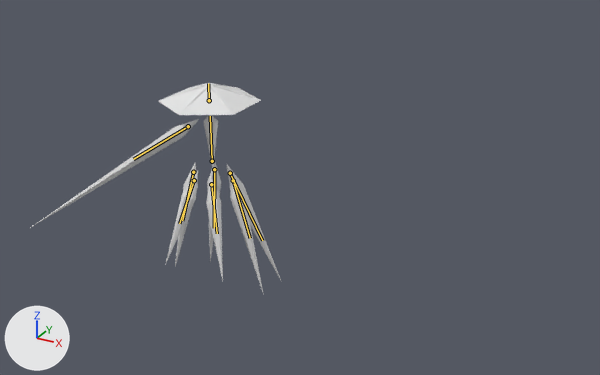
The Blender file Enemies/Clarity.blend as it was, and as the next commit left it.
Both versions are drawn from a camera (50 mm lens) standing at (61.8, -87.4, 47.1) and looking at (9.6, 7.5, -0.3). The lights are fixed; the arrows at lower left show +X, +Y and +Z. The first picture is the older version. The bones that bend it are drawn over the model as lines.

The first picture shows 'Arm', 'BackLeft', 'BackRight', 'Center', 'FrontLeft', 'FrontRight', 'Hat', 'MiddleLeft', 'MiddleRight'.
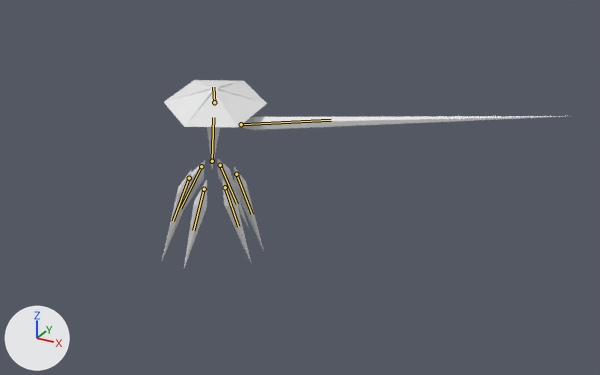
Commit message: Delayed and Immediate DoubleSlice

The newer file adds an action. The first version stands in its rest pose; the second is drawn at frame 280 of the action 'DoubleSliceLeftDelayed'.

Changed parts and their boxes [x1, y1, x2, y2] in the pictures (600 x 375 px):
```json
{"object": "Arm", "change": "posed", "before": [30, 119, 199, 228], "after": [239, 116, 567, 131]}
{"object": "Hat", "change": "posed", "before": [159, 83, 261, 115], "after": [164, 80, 267, 127], "on screen": "45% taller"}
{"object": "FrontLeft", "change": "posed", "before": [206, 173, 223, 281], "after": [222, 179, 251, 262], "on screen": "67% wider, 23% shorter"}
{"object": "FrontRight", "change": "posed", "before": [165, 171, 198, 265], "after": [184, 180, 207, 268], "on screen": "29% narrower, 6% shorter"}
{"object": "MiddleLeft", "change": "posed", "before": [230, 170, 264, 295], "after": [234, 167, 264, 251], "on screen": "11% narrower, 33% shorter"}
{"object": "BackLeft", "change": "posed", "before": [226, 164, 282, 282], "after": [218, 159, 249, 228], "on screen": "44% narrower, 41% shorter"}
{"object": "MiddleRight", "change": "posed", "before": [175, 163, 198, 266], "after": [162, 171, 191, 260], "on screen": "25% wider, 13% shorter"}
{"object": "BackRight", "change": "posed", "before": [207, 162, 221, 262], "after": [185, 161, 205, 208]}
{"object": "Center", "change": "posed", "before": [203, 115, 218, 168], "after": [207, 127, 220, 168]}
{"bone": "Center", "before": "(212, 161) to (210, 116)", "after": "(212, 161) to (213, 117)"}
{"bone": "Hat", "before": "(209, 100) to (208, 83)", "after": "(214, 102) to (213, 87)"}
{"bone": "Arm", "before": "(188, 126) to (133, 159)", "after": "(241, 124) to (331, 120)"}
{"bone": "Middle.L", "before": "(233, 180) to (250, 238)", "after": "(236, 174) to (252, 214)"}
{"bone": "Front.L", "before": "(211, 184) to (217, 233)", "after": "(225, 187) to (238, 226)"}
{"bone": "Back.L", "before": "(230, 173) to (262, 240)", "after": "(220, 165) to (237, 204)"}
{"bone": "Middle.R", "before": "(193, 172) to (182, 220)", "after": "(189, 178) to (173, 221)"}
{"bone": "Front.R", "before": "(194, 180) to (179, 223)", "after": "(204, 189) to (193, 230)"}
{"bone": "Back.R", "before": "(214, 169) to (214, 228)", "after": "(201, 166) to (180, 208)"}
```

Edits to the scene script, one JSON object a line:
```json
{"block": "bone_center", "where": "bone_center = bpy.data.objects['Armature'].pose.bones['Center']"}
{"op": "set", "path": "bone_center.rotation_quaternion", "old": "(1.0, 0.0, 0.0, 0.0)", "new": "(0.984, 0.026, 0.166, -0.053)", "note": "degrees (0, 0, 0) -> degrees (2, 19, -6)"}
{"block": "bone_hat", "where": "bone_hat = bpy.data.objects['Armature'].pose.bones['Hat']  # child of 'Center'"}
{"op": "set", "path": "bone_hat.location", "old": "(0.0, 0.0, 0.0)", "new": "(0.08, 0.01, 0.01)"}
{"op": "set", "path": "bone_hat.rotation_quaternion", "old": "(1.0, 0.0, 0.0, 0.0)", "new": "(0.982, 0.081, -0.173, 0.007)", "note": "degrees (0, 0, 0) -> degrees (10, -20, -1)"}
{"block": "bone_arm", "where": "bone_arm = bpy.data.objects['Armature'].pose.bones['Arm']  # child of 'Center'"}
{"op": "set", "path": "bone_arm.location", "old": "(0.0, 0.0, 0.0)", "new": "(-2.67, -7.29, 0.23)"}
{"op": "set", "path": "bone_arm.rotation_quaternion", "old": "(1.0, 0.0, 0.0, 0.0)", "new": "(-0.021, 0.952, -0.178, -0.248)", "note": "degrees (0, 0, 0) -> degrees (177, 29, -22)"}
{"block": "bone_middle_l", "where": "bone_middle_l = bpy.data.objects['Armature'].pose.bones['Middle.L']"}
{"op": "set", "path": "bone_middle_l.location", "old": "(0.0, 0.0, 0.0)", "new": "(0.78, -0.25, -2.08)"}
{"op": "set", "path": "bone_middle_l.rotation_quaternion", "old": "(1.0, 0.0, 0.0, 0.0)", "new": "(0.925, -0.253, -0.275, -0.063)", "note": "degrees (0, 0, 0) -> degrees (-31, -33, 2)"}
{"block": "bone_front_l", "where": "bone_front_l = bpy.data.objects['Armature'].pose.bones['Front.L']"}
{"op": "set", "path": "bone_front_l.location", "old": "(0.0, 0.0, 0.0)", "new": "(-0.84, 0.65, -1.81)"}
{"op": "set", "path": "bone_front_l.rotation_quaternion", "old": "(1.0, 0.0, 0.0, 0.0)", "new": "(0.925, -0.246, -0.288, 0.011)", "note": "degrees (0, 0, 0) -> degrees (-33, -32, 11)"}
{"block": "bone_back_l", "where": "bone_back_l = bpy.data.objects['Armature'].pose.bones['Back.L']"}
{"op": "set", "path": "bone_back_l.location", "old": "(0.0, 0.0, 0.0)", "new": "(1.44, -1.09, -0.54)"}
{"op": "set", "path": "bone_back_l.rotation_quaternion", "old": "(1.0, 0.0, 0.0, 0.0)", "new": "(0.925, -0.244, -0.256, -0.135)", "note": "degrees (0, 0, 0) -> degrees (-27, -33, -9)"}
{"block": "bone_middle_r", "where": "bone_middle_r = bpy.data.objects['Armature'].pose.bones['Middle.R']"}
{"op": "set", "path": "bone_middle_r.location", "old": "(0.0, 0.0, 0.0)", "new": "(-0.68, -0.24, 2.15)"}
{"op": "set", "path": "bone_middle_r.rotation_quaternion", "old": "(1.0, 0.0, 0.0, 0.0)", "new": "(0.925, -0.06, -0.369, -0.06)", "note": "degrees (0, 0, 0) -> degrees (-5, -44, -5)"}
{"block": "bone_front_r", "where": "bone_front_r = bpy.data.objects['Armature'].pose.bones['Front.R']"}
{"op": "set", "path": "bone_front_r.location", "old": "(0.0, 0.0, 0.0)", "new": "(-1.92, 0.37, 0.18)"}
{"op": "set", "path": "bone_front_r.rotation_quaternion", "old": "(1.0, 0.0, 0.0, 0.0)", "new": "(0.925, -0.069, -0.371, 0.033)", "note": "degrees (0, 0, 0) -> degrees (-12, -43, 9)"}
{"block": "bone_back_r", "where": "bone_back_r = bpy.data.objects['Armature'].pose.bones['Back.R']"}
{"op": "set", "path": "bone_back_r.location", "old": "(0.0, 0.0, 0.0)", "new": "(1.24, -0.89, 1.29)"}
{"op": "set", "path": "bone_back_r.rotation_quaternion", "old": "(1.0, 0.0, 0.0, 0.0)", "new": "(0.925, -0.072, -0.335, -0.161)", "note": "degrees (0, 0, 0) -> degrees (-2, -40, -19)"}
```
